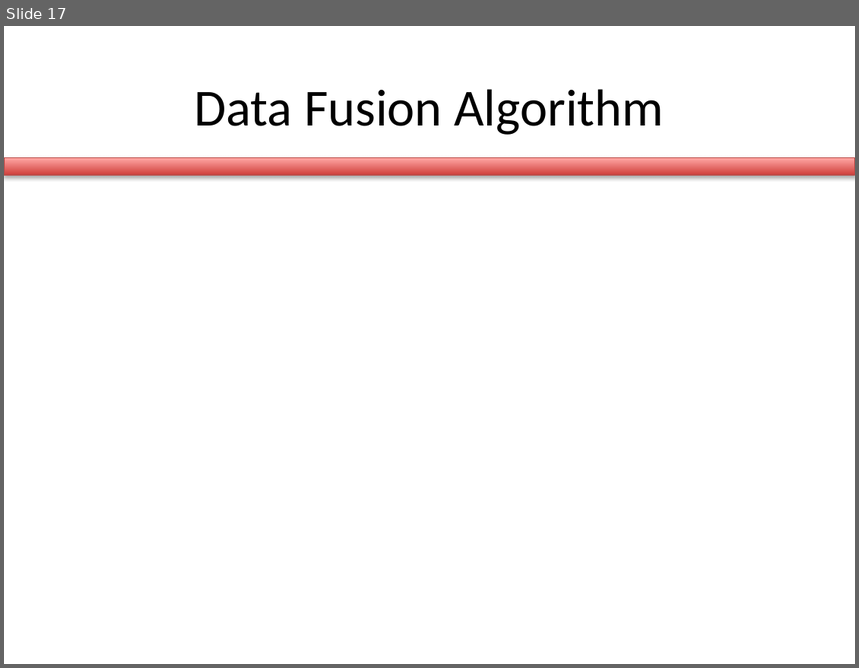
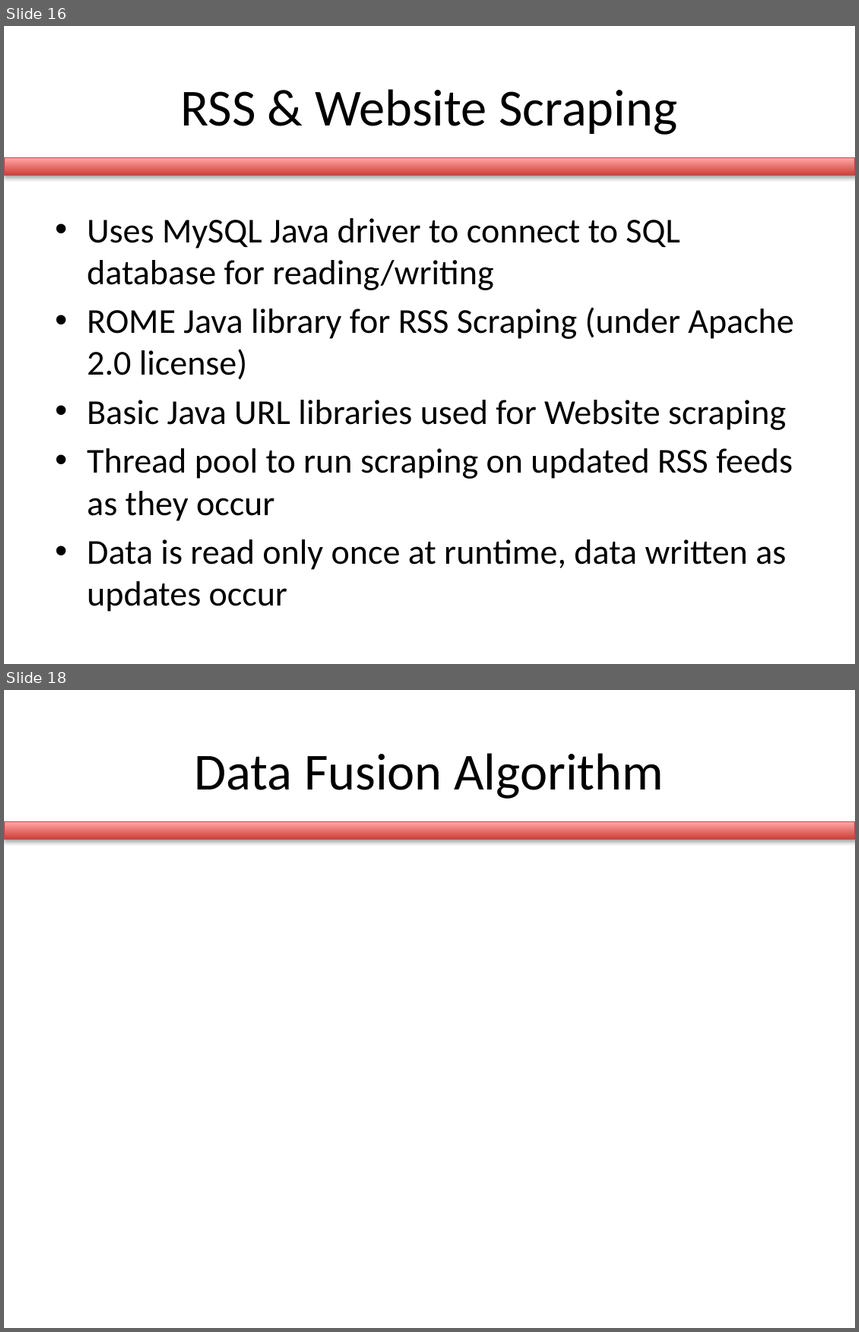
Before and after one commit to briantoth/Sun-in-the-City, a slide deck: se_process/milestone1/milestone1.pptx. Shown one above the other, each under a label of ours: slide 17 before the commit, slides 16 and 18 after it; the slides between them are not shown. The pictures are 859x668 and 859x1332 pixels, drawn with LibreOffice and Linux fonts; fonts in the diff are those of the drawing. Boxes give left, top, right and bottom in pixels: in the first picture for what was removed or moved away, otherwise in the second. Text is boxed around its words. In the diff, an @@ line names an element or a change of style, - is before the commit and + after.

```diff
--- a/se_process/milestone1/milestone1.pptx
+++ b/se_process/milestone1/milestone1.pptx
@@ slide 16 added at (4,26,855,664), background #FFFFFF; not listed: 1 template element that a slide beside it also shows @@
@@ title added at (180,89,677,135), 44 pt, text #000000 @@
+RSS & Website Scraping
@@ text added at (87,218,794,612), 29.6 pt, text #000000 @@
+• Uses MySQL Java driver to connect to SQL database for reading/writing
+• ROME Java library for RSS Scraping (under Apache 2.0 license)
+• Basic Java URL libraries used for Website scraping
+• Thread pool to run scraping on updated RSS feeds as they occur
+• Data is read only once at runtime, data written as updates occur
@@ what was slide 17 is now slide 18 @@
```
Also in this commit, not shown: 1 slide changed, 2 other files.
